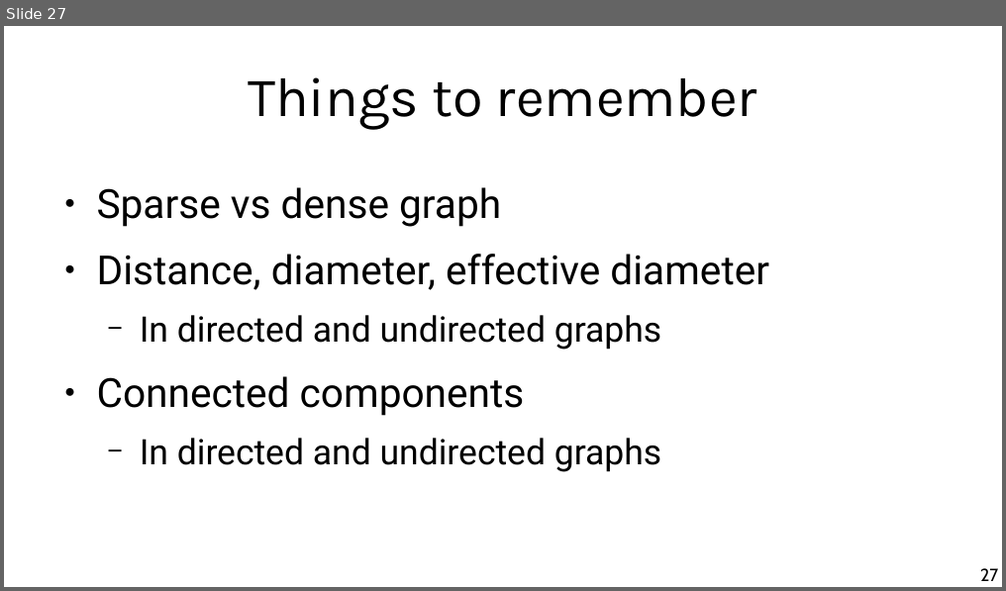
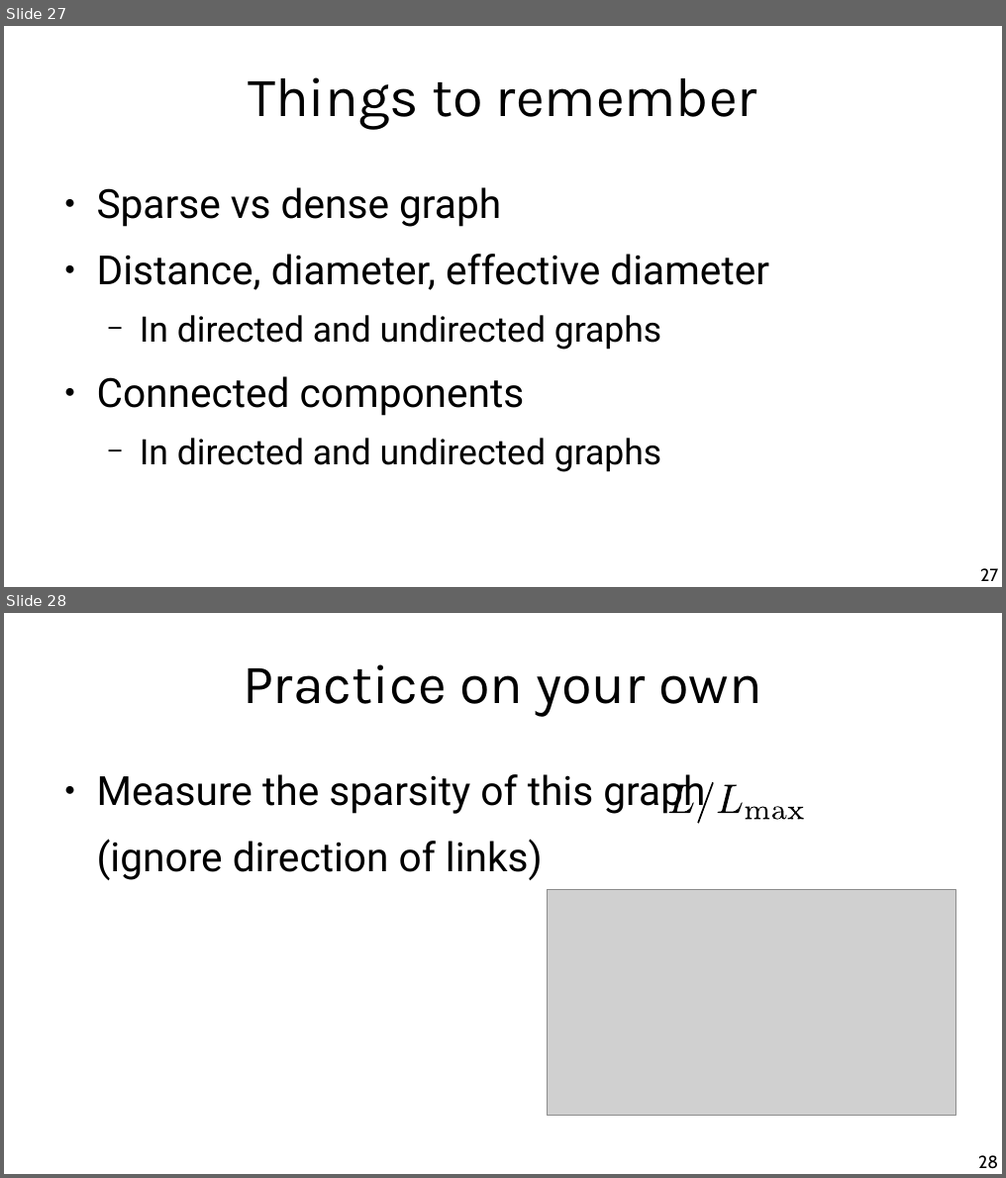
Before and after one commit to chatox/networks-science-course, a slide deck: theory/odp/tt04-connectivity.odp. Shown one above the other, each under a label of ours: slide 27 before the commit, slides 27 and 28 after it. The pictures are 1006x591 and 1006x1178 pixels, drawn with LibreOffice and Linux fonts; fonts in the diff are those of the drawing; grey boxes stand for pictures. Boxes give left, top, right and bottom in pixels: in the first picture for what was removed or moved away, otherwise in the second. Text is boxed around its words. In the diff, an @@ line names an element or a change of style, - is before the commit and + after.

```diff
--- a/theory/odp/tt04-connectivity.odp
+++ b/theory/odp/tt04-connectivity.odp
@@ slide 28 added at (4,613,1002,1174), background #FFFFFF @@
@@ title added at (243,664,762,717), 44 pt, text #000000 @@
+Practice on your own
@@ text added at (97,774,705,880), 32 pt, text #000000 @@
+● Measure the sparsity of this graph
+(ignore direction of links)
@@ group added at (668,782,805,823): 6 freeform shapes @@
@@ picture added at (548,890,956,1117) @@
@@ page number added at (978,1156,998,1169), 14 pt, text #000000 @@
+28
```
Also in this commit, not shown: 2 slides changed, 1 other slide added, 4 other files.
